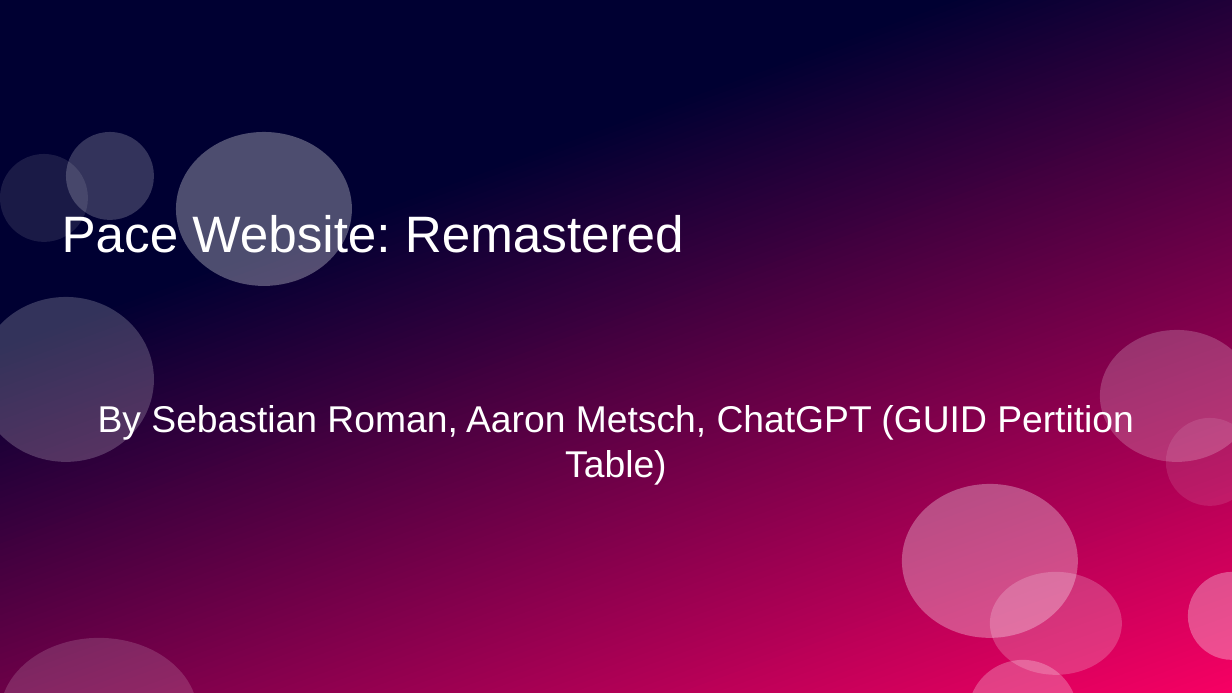
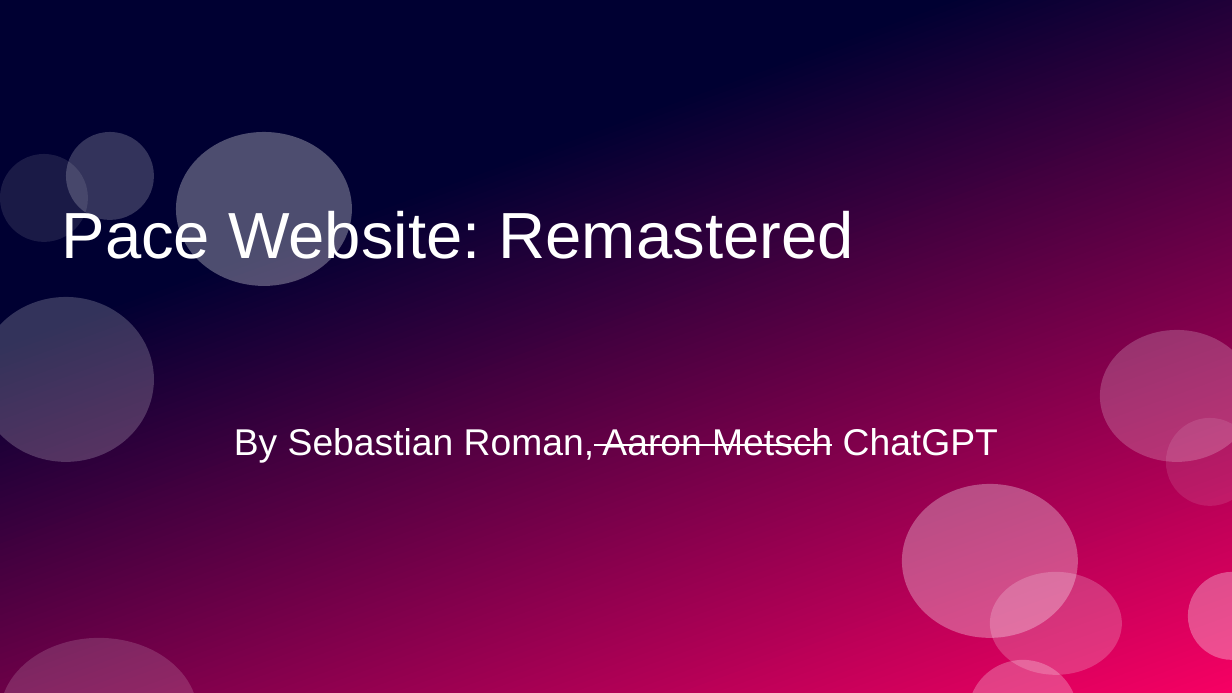
Before and after one commit to sr66139p/CIT-231-Term-Project, a slide deck: slide 1 of term-project-presentation.pptx. Drawn at 1232x693 pixels with LibreOffice and Linux fonts; fonts in the diff are those of the drawing. Boxes give left, top, right and bottom in pixels: in the first picture for what was removed or moved away, otherwise in the second. Text is boxed around its words. In the diff, an @@ line names an element or a change of style, - is before the commit and + after.

```diff
--- a/term-project-presentation.pptx
+++ b/term-project-presentation.pptx
@@ title "Pace Website: Remastered" at box(62, 207, 854, 271): size 33 to 42 pt @@
@@ subtitle at box(234, 428, 998, 463): text changed @@
-By Sebastian Roman, Aaron Metsch, ChatGPT (GUID Pertition Table)
+By Sebastian Roman, Aaron Metsch ChatGPT
```
Also in this commit, not shown: 3 slides added, 2 slides removed, 10 other files.
